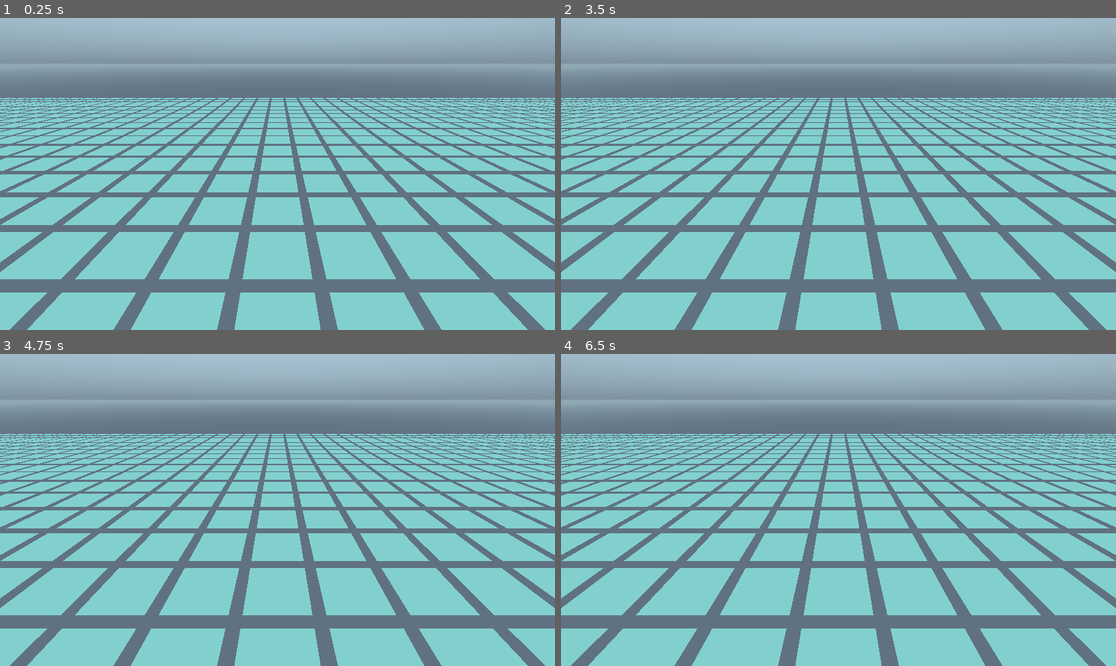
Above: before the commit, frames 1-4 (two rows, left to right).
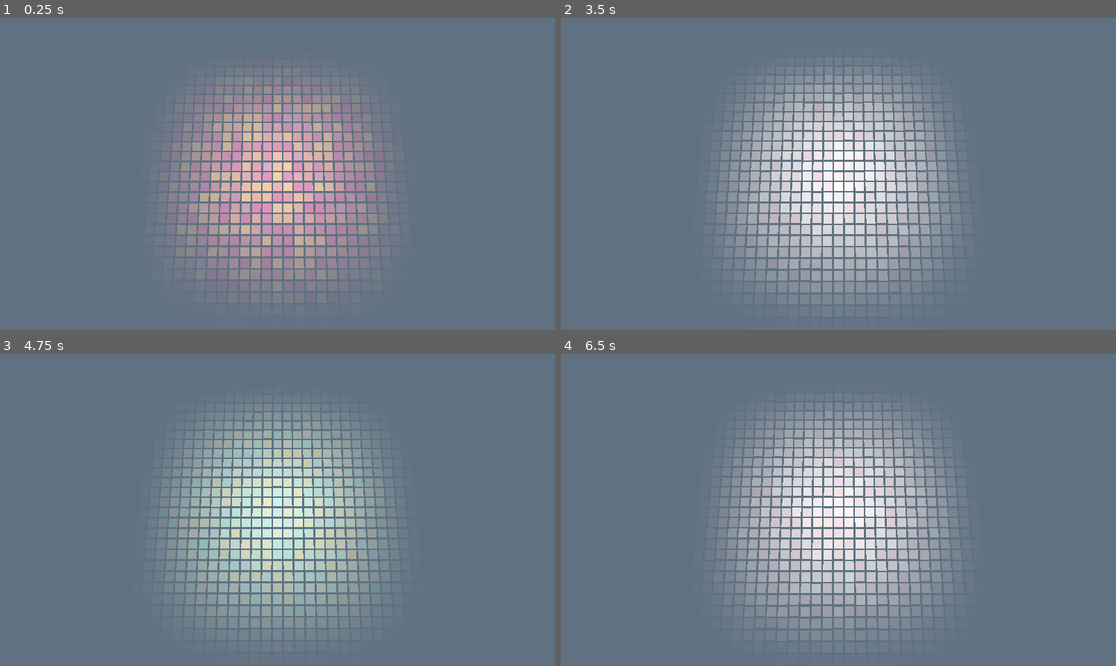
Above: after the commit, the same moments.

Repository: Tralexium/FA2021Countdown
Game: Godot game, scene res://Scenes/3D/DiscoFloor.tscn
Two runs of this game, one before a commit and one after it. Both use one fixed random seed, a clock stepped at 60 frames per second and the inputs below. This scene is started directly instead of the project's main scene.
Inputs:
- Up to frame 1 (0.25 s): no input
- Up to frame 2 (3.5 s): no input
- Up to frame 3 (4.75 s): no input
- Up to frame 4 (6.5 s): no input

The runs differ from the first frame. In frame 1, 76% of the frame differs, in the area x 0-100%, y 0-100%; in frame 2, 76%; in frame 3, 75%; in frame 4, 76%.

Commit message:
Refactored the DiscoFloor scene to use MultiMeshInstance

Diff:
--- a/Scenes/3D/DiscoFloor.gd
+++ b/Scenes/3D/DiscoFloor.gd
@@ -1,10 +1,22 @@
 extends MultiMeshInstance
 
-export(int) var disco_floor_size = 50
+export(int) var disco_floor_size = 30
 export(float) var tile_margin = 6.0
+# From DiscoTile Scene
+export(Gradient) var color_gradient = preload("res://Resources/disco_tiles_default_gradient.tres")
+export(float) var cycle_duration = 3.0
+export(float) var max_cycle_offset = 1.0
+export(Color) var jump_color = Color.white
+export(float) var jump_dist = 2.0
+export(float) var jump_dur = 2.0
+
+onready var nCycleDuration : Timer = $CycleDuration
+
+var tile_states : Array
 
 
 func _ready() -> void:
+	nCycleDuration.start(cycle_duration)
 	multimesh.instance_count = disco_floor_size*disco_floor_size
 	var i := 0
 	for x in range(disco_floor_size/-2, disco_floor_size/2):
@@ -14,7 +26,35 @@
 			multimesh.set_instance_transform(i, Transform(Basis(), Vector3(_x_offset, 0, _z_offset)))
 			i += 1
 
+			tile_states.append({
+				"jump_color_weight": 0.0,
+				"rand_cycle_offset": clamp(randf() * max_cycle_offset, 0.0, cycle_duration),
+				"position": Vector3(_x_offset, 0.0, _z_offset),
+				"alpha": max(pow(cos(PI*x / float(disco_floor_size)), 2.5), 0.0) * max(pow(cos(PI*z / float(disco_floor_size)), 2.5), 0.0)
+			})
+
 
 func _process(delta: float) -> void:
 	for i in multimesh.instance_count:
-		multimesh.set_instance_color(i, Color.aquamarine)
+		var _jump_color_weight = tile_states[i]["jump_color_weight"]
+		var _rand_cycle_offset = tile_states[i]["rand_cycle_offset"]
+
+		tile_states[i]["jump_color_weight"] = lerp(tile_states[i]["jump_color_weight"], 0, 0.9*delta)
+		tile_states[i]["position"].y = jump_dist * _jump_color_weight
+
+		var _offset : float = fmod((nCycleDuration.time_left + _rand_cycle_offset), cycle_duration) / cycle_duration
+		var _current_gradient_col : Color = color_gradient.interpolate(_offset)
+		var _final_col : Color = _current_gradient_col.linear_interpolate(jump_color, _jump_color_weight)
+		_final_col.a = tile_states[i]["alpha"]
+		multimesh.set_instance_color(i, _final_col)
+		multimesh.set_instance_transform(i, Transform(Basis(), tile_states[i]["position"]))
+
+
+func jump(inst_: int, delay_: float) -> void:
+	yield(get_tree().create_timer(delay_), "timeout")
+	tile_states[inst_]["jump_color_weight"] = 1.0
+
+
+func _on_CycleDuration_timeout() -> void:
+	for i in multimesh.instance_count:
+		jump(i, randf() * 0.5)
--- a/Scenes/3D/DiscoFloor.tscn
+++ b/Scenes/3D/DiscoFloor.tscn
@@ -3,6 +3,8 @@
 [ext_resource path="res://Scenes/3D/DiscoFloor.gd" type="Script" id=1]
 
 [sub_resource type="SpatialMaterial" id=3]
+flags_transparent = true
+flags_unshaded = true
 vertex_color_use_as_albedo = true
 
 [sub_resource type="PlaneMesh" id=1]
@@ -19,4 +21,9 @@
 script = ExtResource( 1 )
 
 [node name="Camera" type="Camera" parent="."]
-transform = Transform( 1, 0, 0, 0, 0.896571, 0.442899, 0, -0.442899, 0.896571, 0, 13.7916, 19.4128 )
+transform = Transform( 1, 0, 0, 0, 0.146687, 0.989183, 0, -0.989183, 0.146687, 0, 128.438, 17.5249 )
+far = 310.0
+
+[node name="CycleDuration" type="Timer" parent="."]
+
+[connection signal="timeout" from="CycleDuration" to="." method="_on_CycleDuration_timeout"]
